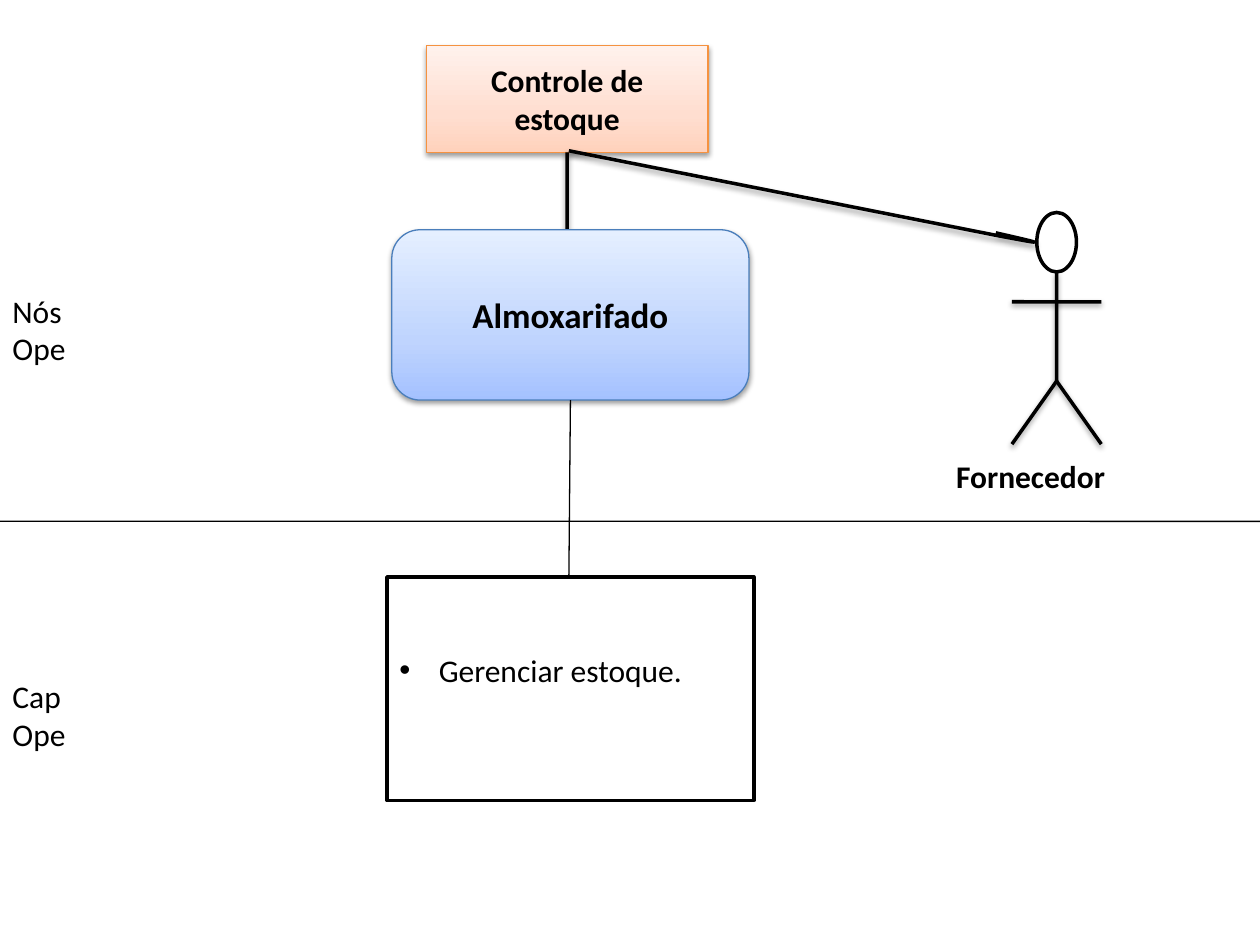
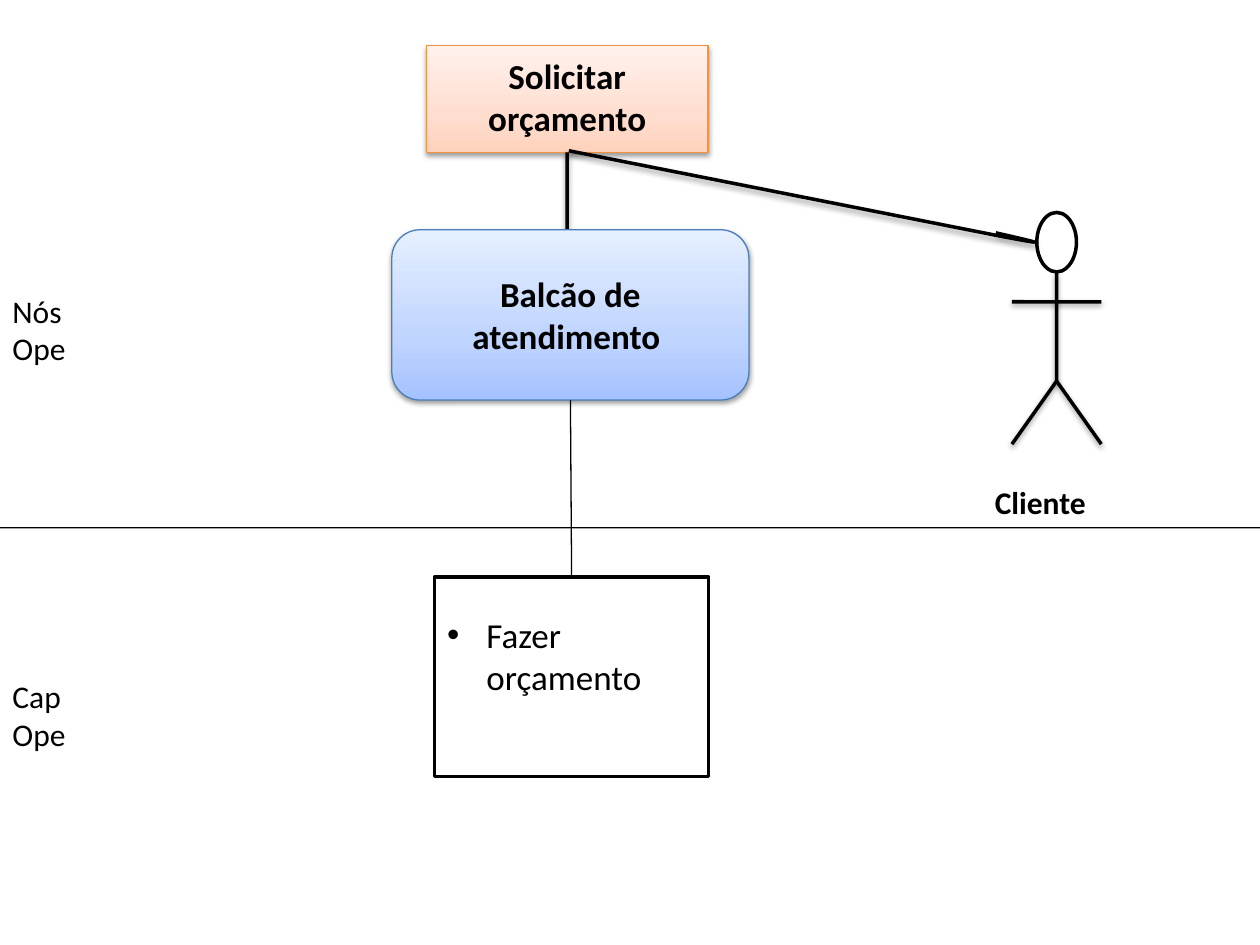
Before and after one commit to thiagobrunoalexandre/Oficina-de-Projeto-de-Empresa-1, a slide deck: slide 3 of Artefatos/15. Arquitetura de Negócio para cada Cenário.pptx. Drawn at 1260x945 pixels with LibreOffice and Linux fonts; fonts in the diff are those of the drawing. Boxes give left, top, right and bottom in pixels: in the first picture for what was removed or moved away, otherwise in the second. Text is boxed around its words. In the diff, an @@ line names an element or a change of style, - is before the commit and + after.

```diff
--- a/Artefatos/15. Arquitetura de Negócio para cada Cenário.pptx
+++ b/Artefatos/15. Arquitetura de Negócio para cada Cenário.pptx
@@ text in rectangle at [488, 64, 646, 137]: text changed; size 18 to 20 pt @@
-Controle de estoque
+Solicitar orçamento
@@ text in rounded rectangle at [472, 282, 660, 350]: text changed @@
-Almoxarifado
+Balcão de atendimento
@@ line moved from (571, 401) - (568, 576) to (571, 401) - (572, 577) @@
@@ text removed at [956, 466, 1105, 489] @@
-Fornecedor
@@ text added at [995, 492, 1086, 515], 18 pt, text #000000, bold @@
+Cliente
@@ line moved from (0, 522) - (1260, 522) to (0, 528) - (1260, 528) @@
@@ rectangle removed at [387, 577, 753, 800] @@
-• Gerenciar estoque.
@@ rectangle added at [435, 577, 708, 776], fill #FFFFFF, outline #000000 2 pt, 20 pt, text #000000 @@
+• Fazer orçamento
```
Also in this commit, not shown: 4 other slides changed.
